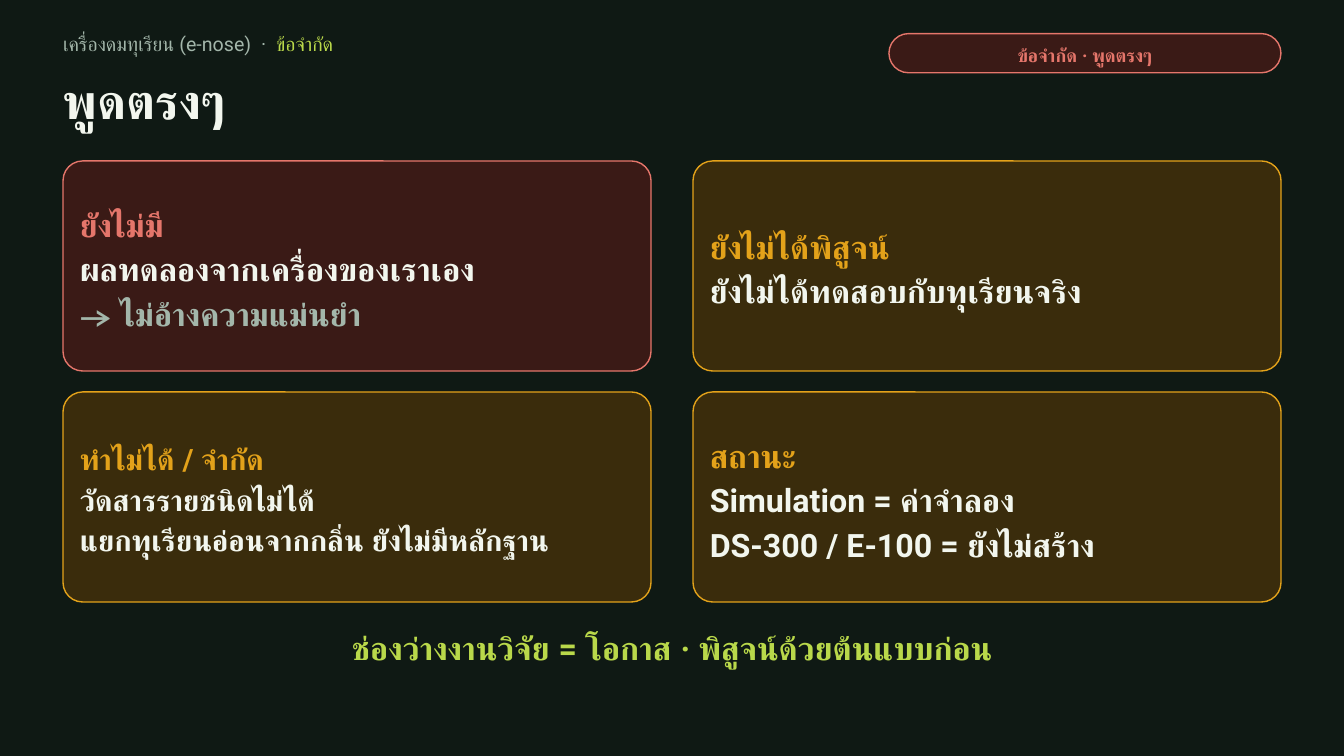
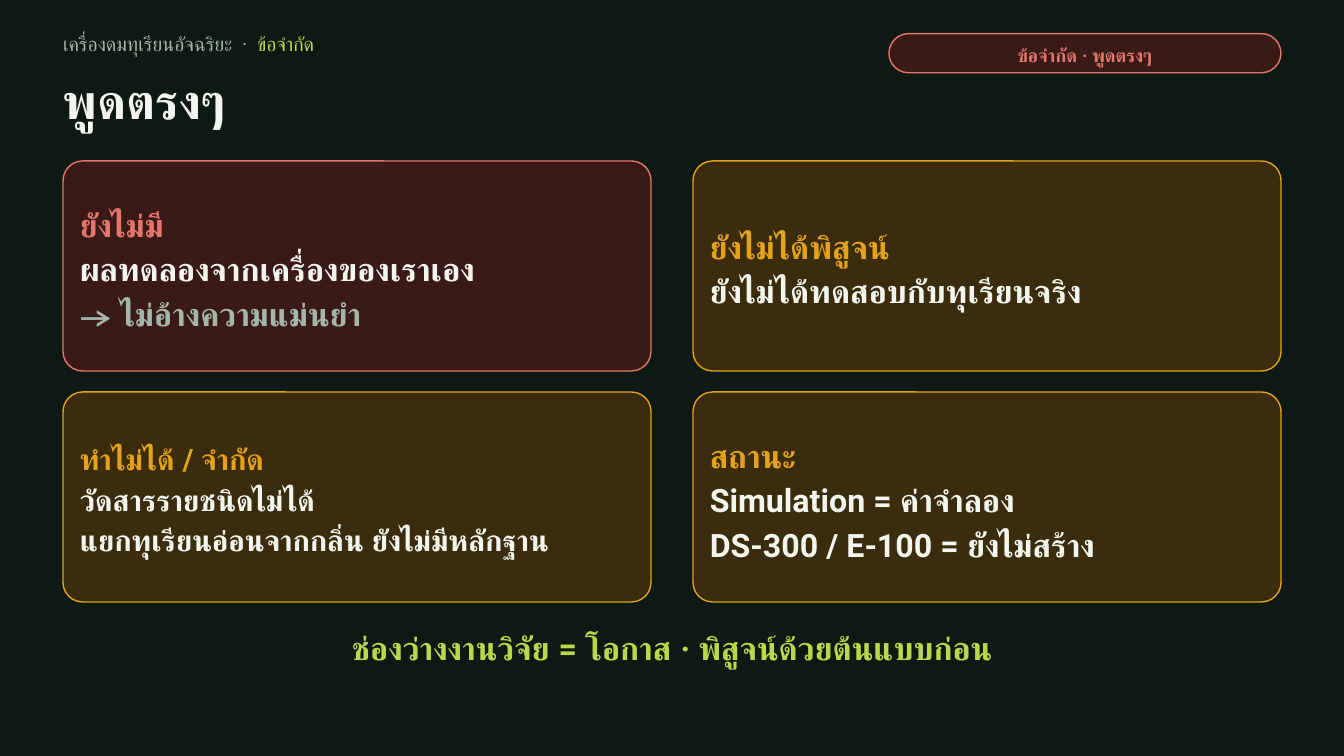
Before and after one commit to moolek02/e-nose-hub, a slide deck: slide 14 of docs/e-nose-pitch-deck-v2.pptx. Drawn at 1344x756 pixels with LibreOffice and Linux fonts; fonts in the diff are those of the drawing. Boxes give left, top, right and bottom in pixels: in the first picture for what was removed or moved away, otherwise in the second. Text is boxed around its words. In the diff, an @@ line names an element or a change of style, - is before the commit and + after.

```diff
--- a/docs/e-nose-pitch-deck-v2.pptx
+++ b/docs/e-nose-pitch-deck-v2.pptx
@@ text at (63,35,314,57): text changed @@
-เครื่องดมทุเรียน (e-nose) · ข้อจำกัด
+เครื่องดมทุเรียนอัจฉริยะ · ข้อจำกัด
```
Also in this commit, not shown: 14 other slides changed, 12 other files.
